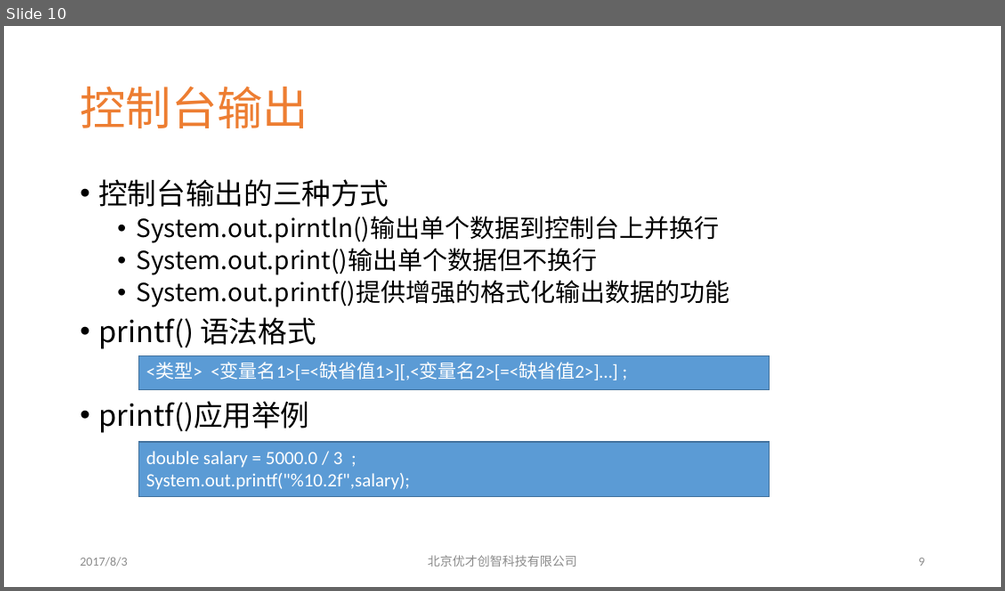
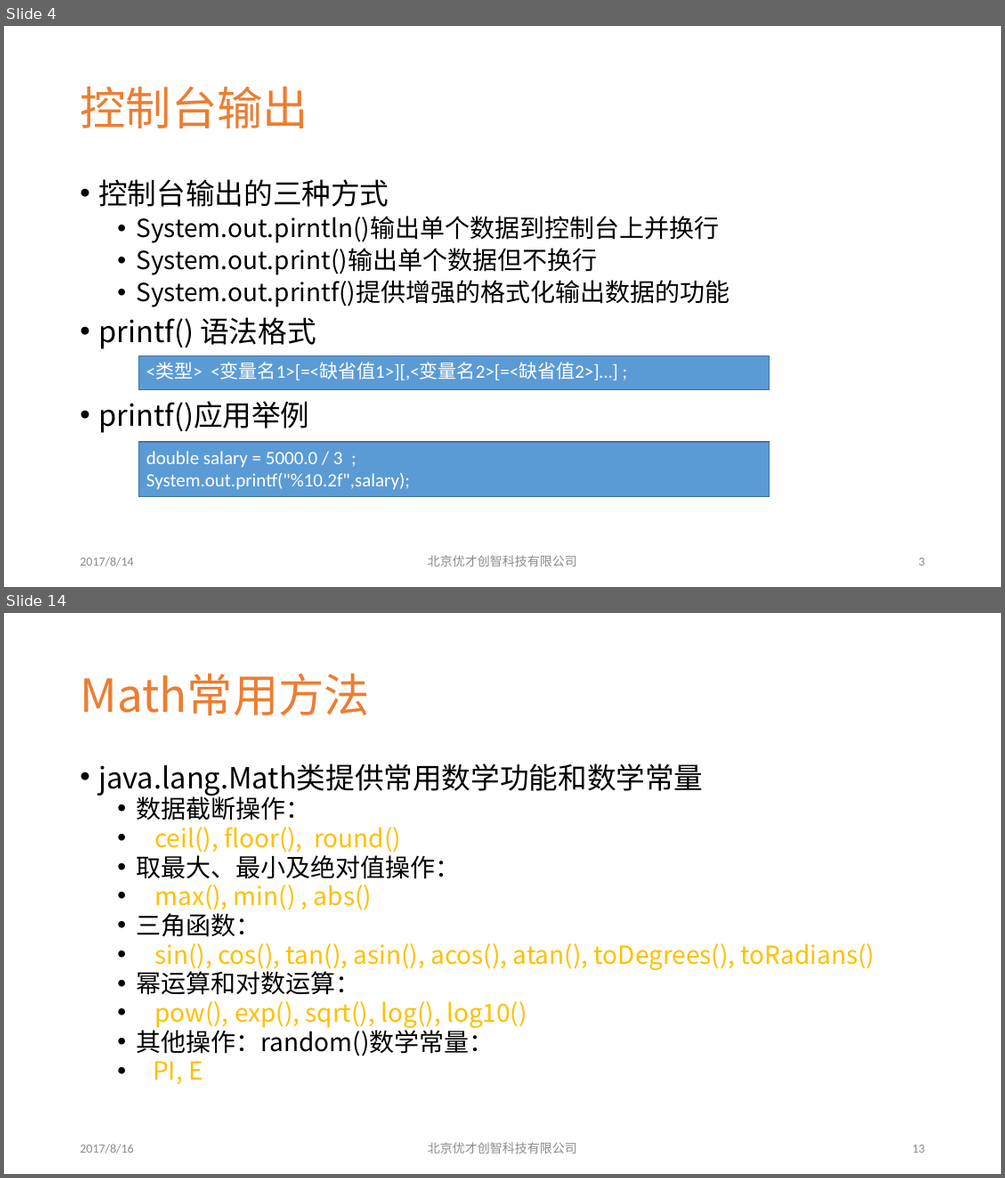
Before and after one commit to clawpo/doc, a slide deck: 第02章Java基础语法.pptx. Shown one above the other, each under a label of ours: slide 10 before the commit, slides 4 and 14 after it; the slides between them are not shown. The pictures are 1005x591 and 1005x1178 pixels, drawn with LibreOffice and Linux fonts; fonts in the diff are those of the drawing; background and template pictures are left out. Boxes give left, top, right and bottom in pixels: in the first picture for what was removed or moved away, otherwise in the second. Text is boxed around its words. In the diff, an @@ line names an element or a change of style, - is before the commit and + after.

```diff
--- a/第02章Java基础语法.pptx
+++ b/第02章Java基础语法.pptx
@@ slide 14 added at box(4, 613, 1001, 1174), background picture (left out) @@
@@ title added at box(80, 674, 370, 715), 44 pt, text #ED7D31 @@
+Math常用方法
@@ text added at box(98, 763, 874, 1084), 24 pt, text #FFC000 @@
+• java.lang.Math类提供常用数学功能和数学常量
+  • 数据截断操作：
+  • ceil(), floor(), round()
+  • 取最大、最小及绝对值操作：
+  • max(), min() , abs()
+  • 三角函数：
+  • sin(), cos(), tan(), asin(), acos(), atan(), toDegrees(), toRadians()
+  • 幂运算和对数运算：
+  • pow(), exp(), sqrt(), log(), log10()
+  • 其他操作：random()数学常量：
+  • PI, E
@@ text added at box(80, 1143, 133, 1153), 12 pt, text #8C8C8C @@
+2017/8/16
@@ text added at box(428, 1142, 577, 1153), 12 pt, text #8C8C8C @@
+北京优才创智科技有限公司
@@ page number added at box(912, 1144, 924, 1152), 12 pt, text #8C8C8C @@
+13
@@ what was slide 10 is now slide 4 @@
@@ slide 4 changed as well @@
@@ text at box(80, 556, 133, 566): text changed @@
-2017/8/3
+2017/8/14
@@ page number at box(918, 557, 924, 565): text changed @@
-9
+3
```
Also in this commit, not shown: 45 other slides changed, 12 other slides added.
